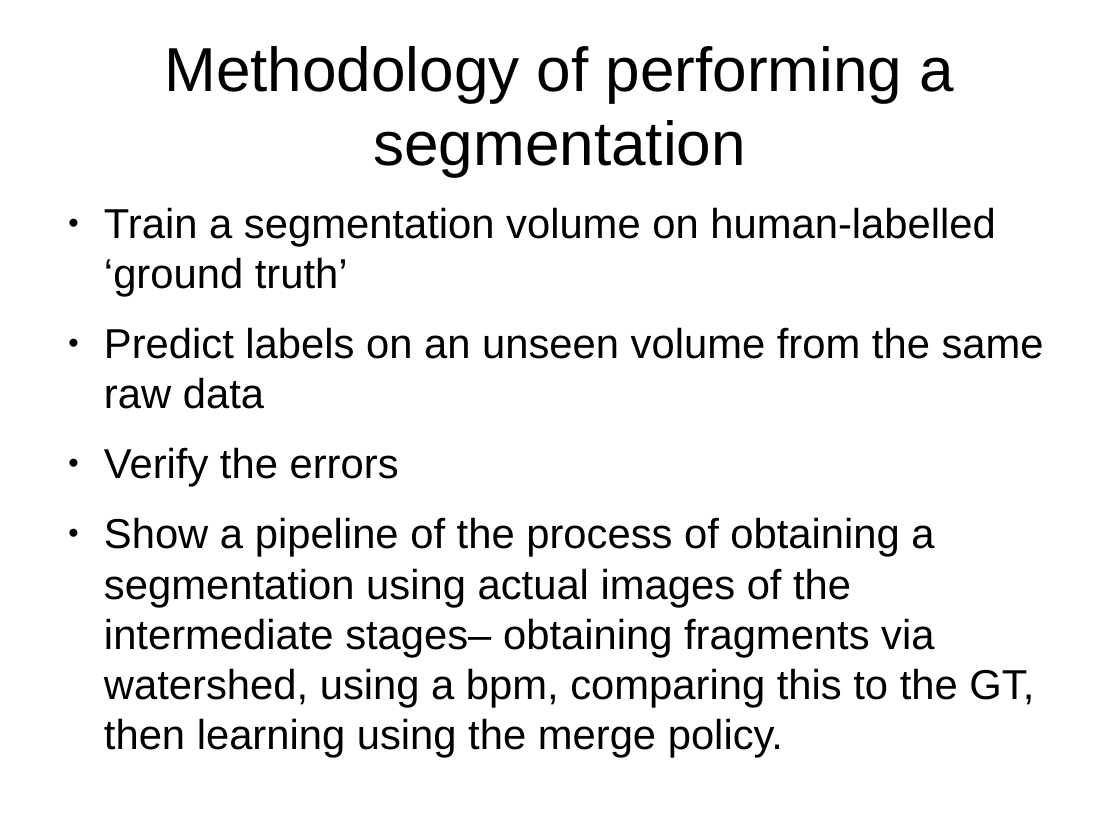
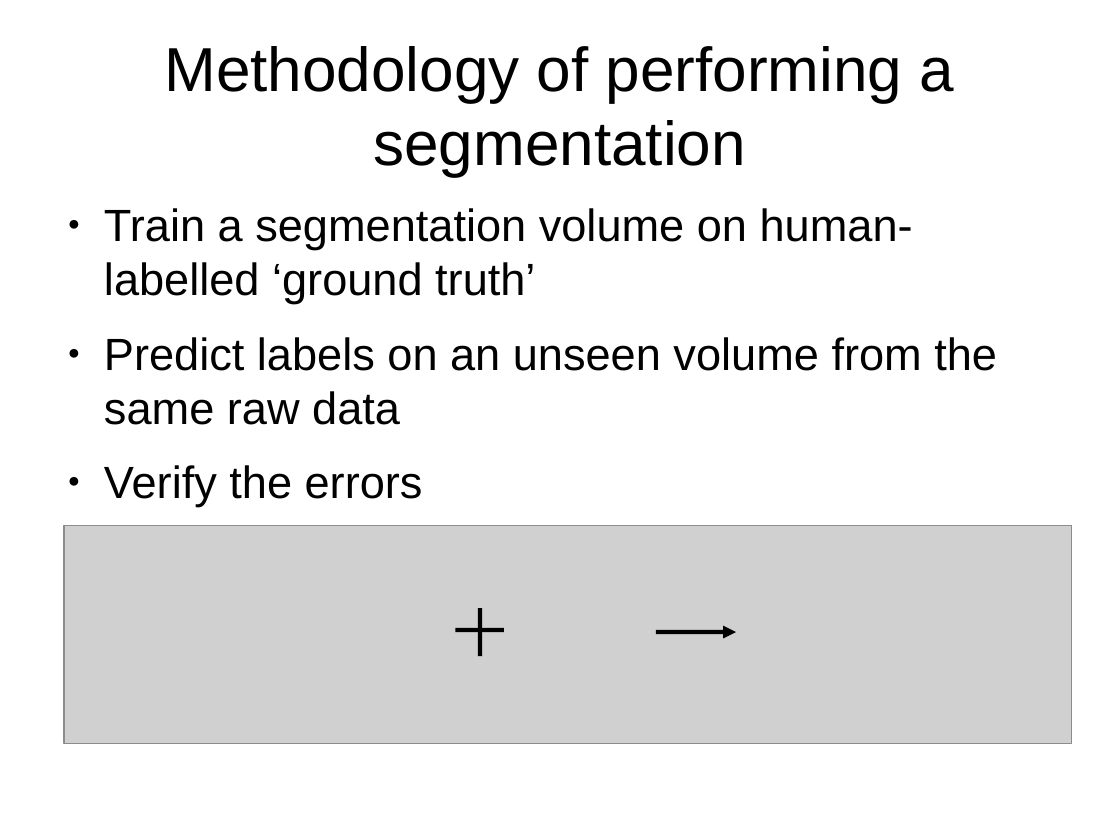
Before and after one commit to JohnnyTeutonic/view_all, a slide deck: slide 6 of Segmentation_Presentation.odp. Drawn at 1120x840 pixels with LibreOffice and Linux fonts; fonts in the diff are those of the drawing; grey boxes stand for pictures. Boxes give left, top, right and bottom in pixels: in the first picture for what was removed or moved away, otherwise in the second. Text is boxed around its words. In the diff, an @@ line names an element or a change of style, - is before the commit and + after.

```diff
--- a/Segmentation_Presentation.odp
+++ b/Segmentation_Presentation.odp
@@ text "Train a segmentation volume on ..." at [104,208,997,507]: size 29.6 to 32 pt @@
@@ picture added at [64,525,1072,744] @@
@@ text at [104,517,1034,758]: paragraph removed @@
-● Show a pipeline of the process of obtaining a segmentation using actual images of the intermediate stages– obtaining fragments via watershed, using a bpm, comparing this to the GT, then learning using the merge policy.
@@ line added from (480, 608) to (480, 657), #000000 3 pt @@
@@ line added from (455, 630) to (504, 630), #000000 3 pt @@
@@ arrow added from (657, 632) to (736, 632), #000000 3 pt @@
```
Also in this commit, not shown: 6 other slides changed, 4 slides added, 3 slides removed, 2 other files.
